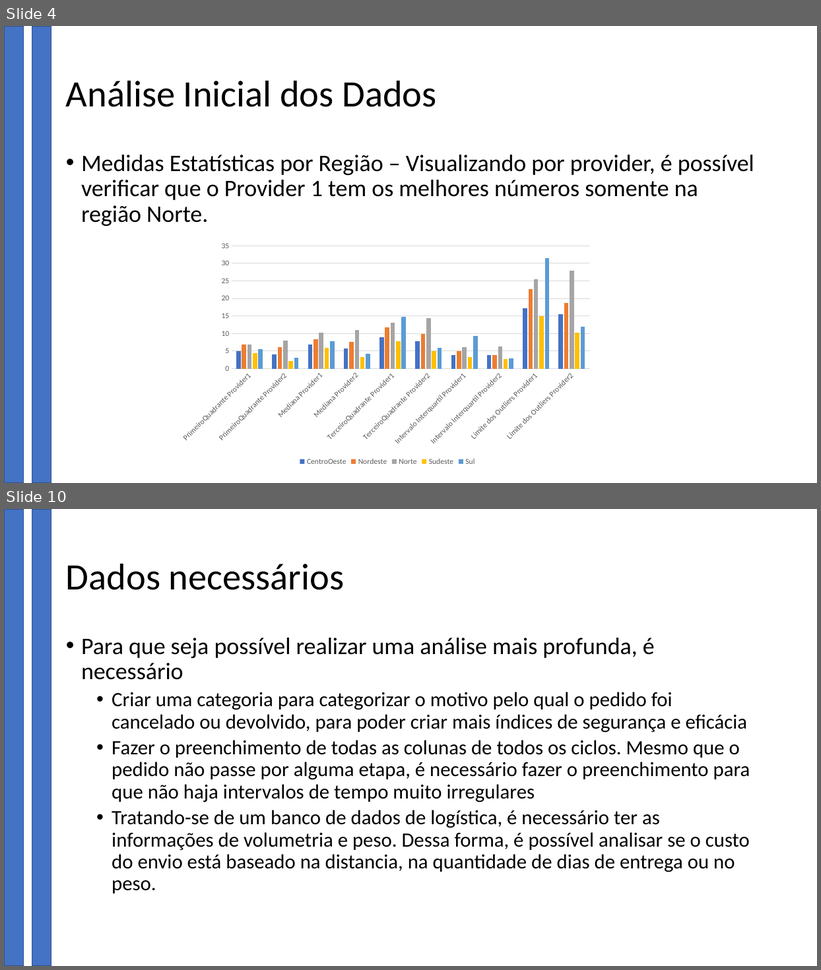
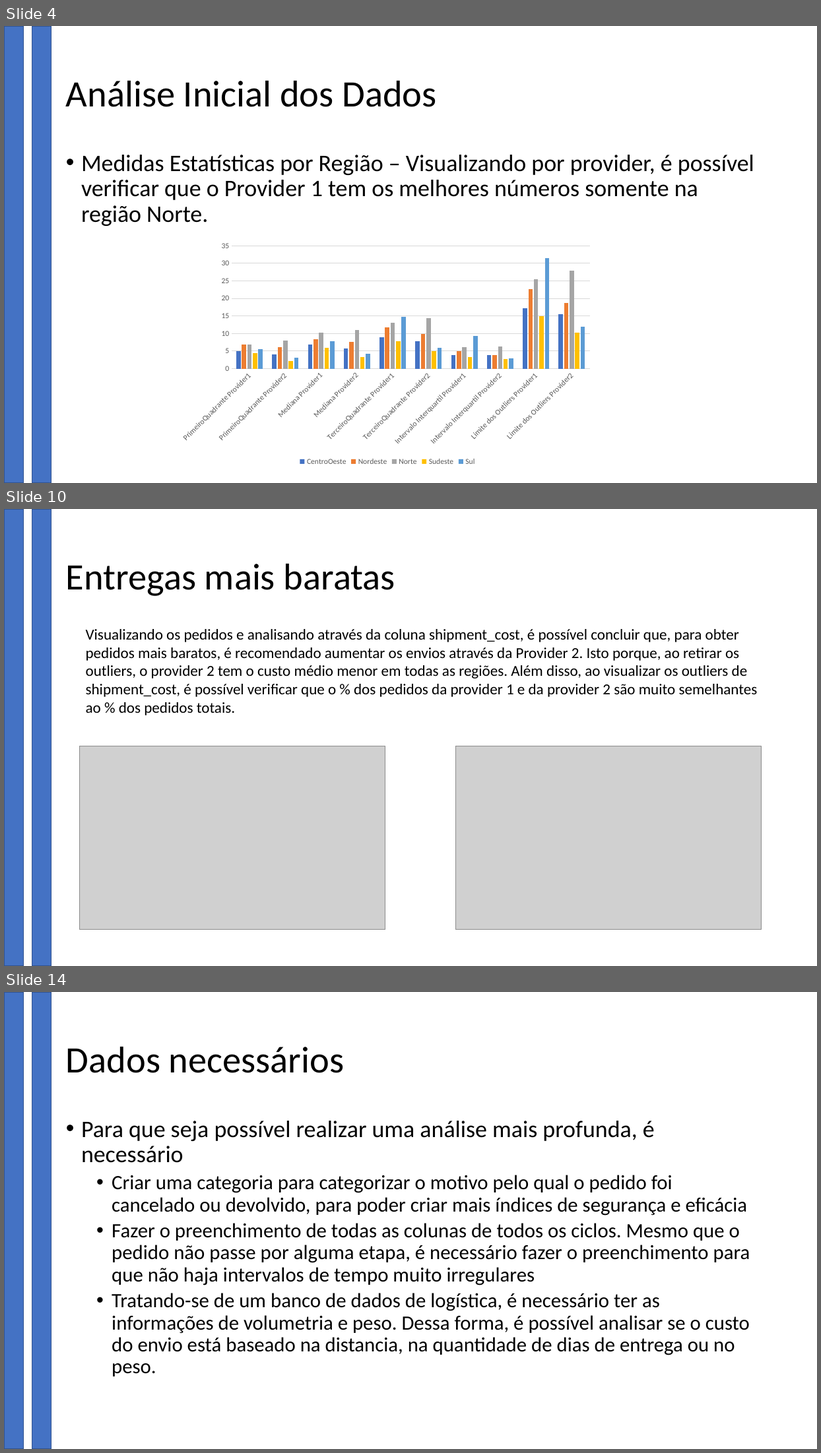
Before and after one commit to b4h14/Logistics-test, a slide deck: Apresentacao.pptx. Shown one above the other, each under a label of ours: slides 4 and 10 before the commit, slides 4, 10 and 14 after it; the slides between them are not shown. The pictures are 821x970 and 821x1453 pixels, drawn with LibreOffice and Linux fonts; fonts in the diff are those of the drawing; grey boxes stand for pictures; background and template pictures are left out. Boxes give left, top, right and bottom in pixels: in the first picture for what was removed or moved away, otherwise in the second. Text is boxed around its words. In the diff, an @@ line names an element or a change of style, - is before the commit and + after.

```diff
--- a/Apresentacao.pptx
+++ b/Apresentacao.pptx
@@ slide 10 added at (4, 509, 817, 966), background #FFFFFF; not listed: 2 template elements that a slide beside it also shows @@
@@ title added at (66, 563, 395, 596), 44 pt, text #000000 @@
+Entregas mais baratas
@@ text added at (86, 629, 758, 716), 18 pt, text #000000 @@
+Visualizando os pedidos e analisando através da coluna shipment_cost, é possível concluir que, para obter
+pedidos mais baratos, é recomendado aumentar os envios através da Provider 2. Isto porque, ao retirar os
+outliers, o provider 2 tem o custo médio menor em todas as regiões. Além disso, ao visualizar os outliers de
+shipment_cost, é possível verificar que o % dos pedidos da provider 1 e da provider 2 são muito semelhantes
+ao % dos pedidos totais.
@@ picture added at (80, 747, 385, 930) @@
@@ picture added at (455, 747, 761, 930) @@
@@ what was slide 10 is now slide 14 @@
```
Also in this commit, not shown: 5 slides changed, 3 other slides added.
